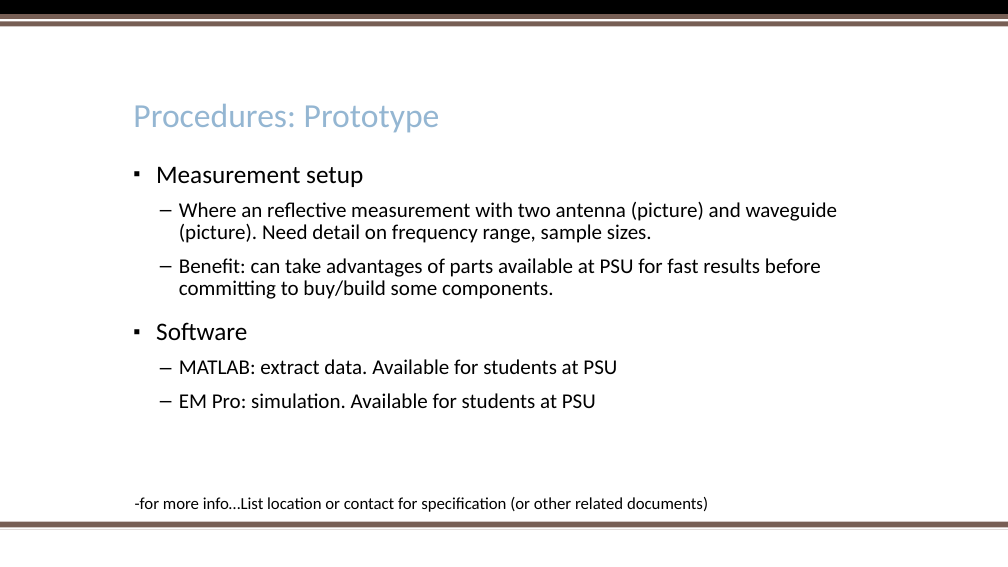
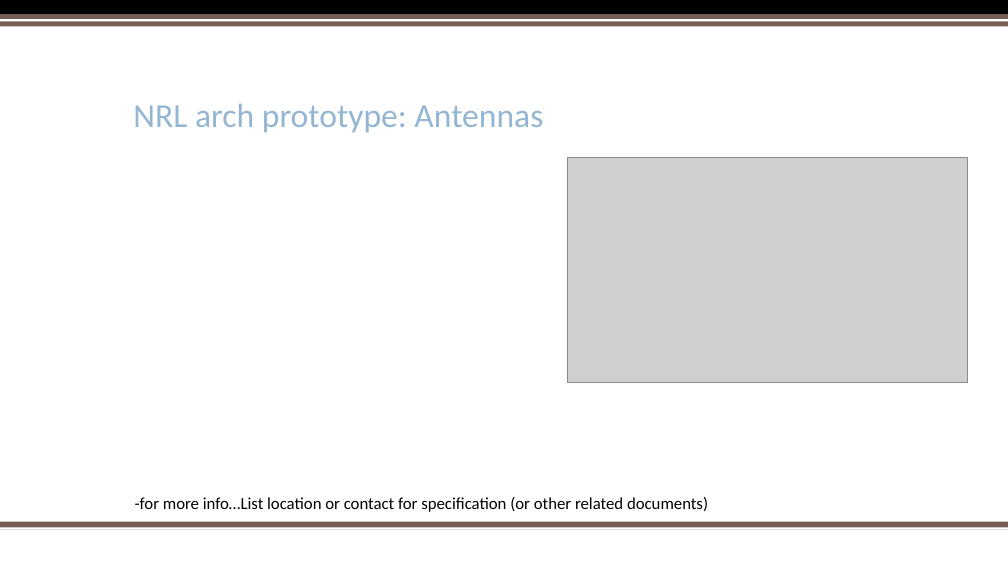
Before and after one commit to trankhiemha/ECE412-413-Capstone-Project-N3, a slide deck: slide 5 of Capstone project proposal presentation.pptx. Drawn at 1008x567 pixels with LibreOffice and Linux fonts; fonts in the diff are those of the drawing; grey boxes stand for pictures; background and template pictures are left out. Boxes give left, top, right and bottom in pixels: in the first picture for what was removed or moved away, otherwise in the second. Text is boxed around its words. In the diff, an @@ line names an element or a change of style, - is before the commit and + after.

```diff
--- a/Capstone project proposal presentation.pptx
+++ b/Capstone project proposal presentation.pptx
@@ title at (133, 104, 543, 133): text changed @@
-Procedures: Prototype
+NRL arch prototype: Antennas
@@ text removed at (156, 166, 838, 408) @@
-▪ Measurement setup
-  – Where an reflective measurement with two antenna (picture) and waveguide (picture). Need detail on frequency range, sample sizes.
-  – Benefit: can take advantages of parts available at PSU for fast results before committing to buy/build some components.
-▪ Software
-  – MATLAB: extract data. Available for students at PSU
-  – EM Pro: simulation. Available for students at PSU
@@ picture added at (567, 157, 968, 383) @@
```
Also in this commit, not shown: 6 other slides changed, 3 slides added.
